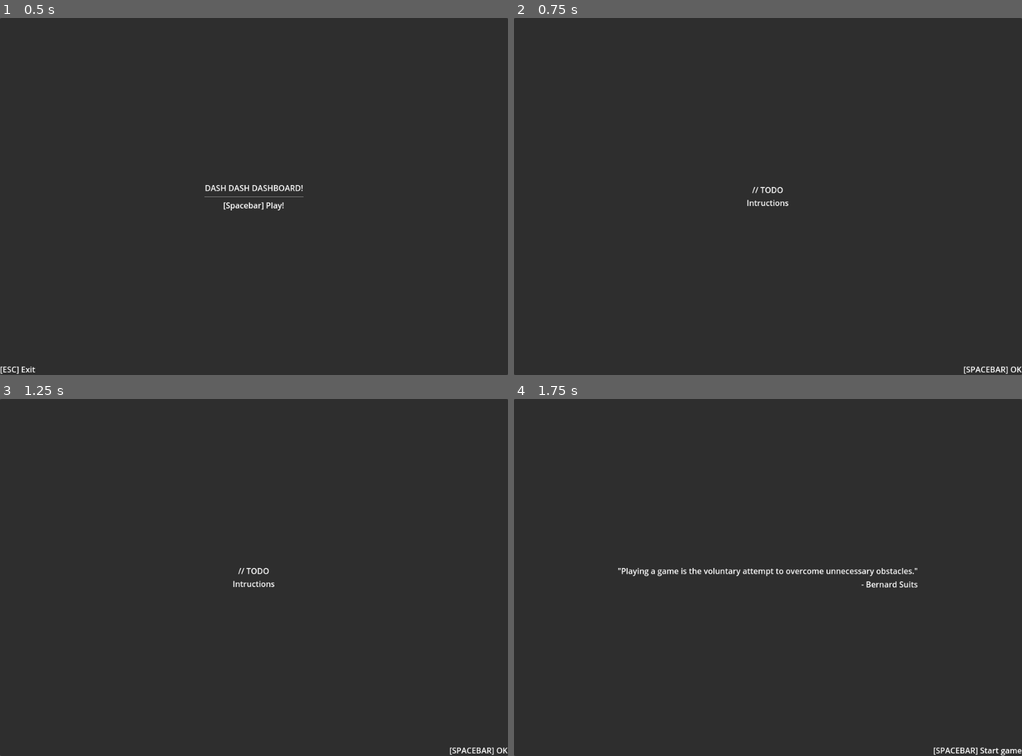
Above: before the commit, frames 1-4 (two rows, left to right).
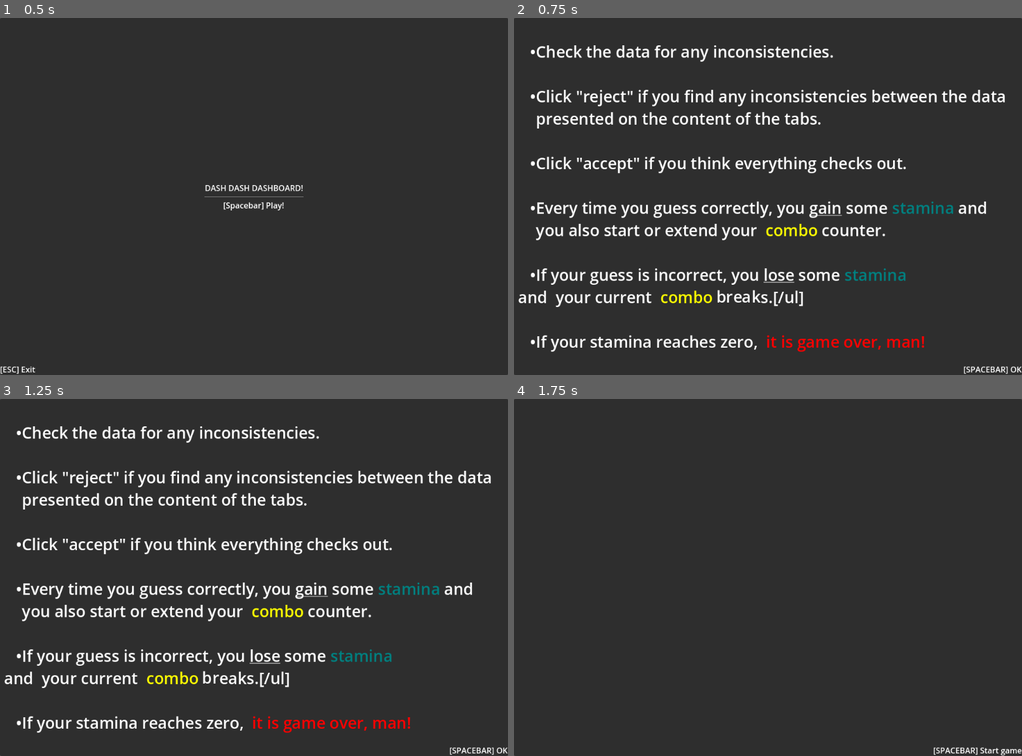
Above: after the commit, the same moments.

Repository: pyramid-seph/dash_dash_dashboard
Game: Godot game, scene res://scenes/Game.tscn
The game is run twice, just before and just after one commit, with the same random seed, the same clock (stepped at 60 frames per second) and the same inputs.
Inputs:
- Up to frame 1 (0.5 s): no input
- Up to frame 2 (0.75 s): tap Enter at 0.5 s; hold Space (accept) from 0.53 s (still down)
- Up to frame 3 (1.25 s): keep holding Space (accept)
- Up to frame 4 (1.75 s): release Space (accept) at 1.28 s; tap Space (accept) at 1.35 s

Frame 1 is identical in both runs. In frame 2, 9.3% of the frame differs, in the area x 0-97%, y 7-94%; in frame 3, 9.3%; in frame 4, 0.6%.

Commit message:
Add instructions

Diff:
--- a/scenes/GameplayGui.tscn
+++ b/scenes/GameplayGui.tscn
@@ -221,12 +221,12 @@
 [node name="RejectButton" type="Button" parent="GameContainer/VBoxContainer/GridContainer/VBoxContainer/CommitmentButtons"]
 layout_mode = 2
 size_flags_horizontal = 3
-text = "Rechazar"
+text = "Reject"
 
 [node name="AcceptButton" type="Button" parent="GameContainer/VBoxContainer/GridContainer/VBoxContainer/CommitmentButtons"]
 layout_mode = 2
 size_flags_horizontal = 3
-text = "Aceptar
+text = "Accept
 "
 
 [node name="DebugPanel" type="PanelContainer" parent="."]
@@ -335,20 +335,13 @@
 grow_horizontal = 2
 grow_vertical = 2
 
-[node name="CenterContainer" type="CenterContainer" parent="QuotePanel"]
-layout_mode = 2
-
-[node name="VBoxContainer" type="VBoxContainer" parent="QuotePanel/CenterContainer"]
-layout_mode = 2
-
-[node name="Label" type="Label" parent="QuotePanel/CenterContainer/VBoxContainer"]
-layout_mode = 2
-text = "\"Playing a game is the voluntary attempt to overcome unnecessary obstacles.\""
-
-[node name="Label2" type="Label" parent="QuotePanel/CenterContainer/VBoxContainer"]
-layout_mode = 2
-text = "- Bernard Suits"
-horizontal_alignment = 2
+[node name="Label" type="RichTextLabel" parent="QuotePanel"]
+layout_mode = 2
+size_flags_vertical = 4
+bbcode_enabled = true
+text = "[p align=center][font size=24]\"Playing a game is the voluntary attempt to overcome unnecessary obstacles.\"[/font][/p]
+[p align=center][font size=16]- Bernard Suits[/font][/p]"
+fit_content_height = true
 
 [node name="StartGameLabel" type="Label" parent="QuotePanel"]
 layout_mode = 2
@@ -365,11 +358,22 @@
 grow_horizontal = 2
 grow_vertical = 2
 
-[node name="Label" type="Label" parent="IntructionsPanel"]
-layout_mode = 2
-text = "// TODO
-Intructions"
-horizontal_alignment = 1
+[node name="Label" type="RichTextLabel" parent="IntructionsPanel"]
+layout_mode = 2
+bbcode_enabled = true
+text = "[font size=32]
+[ul]Check the data for any inconsistencies.[/ul]
+
+[ul]Click \"reject\" if you find any inconsistencies between the data presented on the content of the tabs.[/ul]
+
+[ul]Click \"accept\" if you think everything checks out.[/ul]
+
+[ul]Every time you guess correctly, you [u]gain[/u] some [color=teal]stamina[/color] and you also start or extend your  [color=yellow]combo[/color] counter.[/ul]
+
+[ul]If your guess is incorrect, you [u]lose[/u] some [color=teal]stamina[/color][/ul] and  your current  [color=yellow]combo[/color] [shake rate=10 level=10]breaks[/shake].[/ul]
+
+[ul]If your stamina reaches zero,  [color=red]it is game over, man![/color][/ul]
+[/font]"
 
 [node name="ExitLabel" type="Label" parent="IntructionsPanel"]
 layout_mode = 2
--- a/scenes/StaminaBar.tscn
+++ b/scenes/StaminaBar.tscn
@@ -27,4 +27,4 @@
 texture_under = ExtResource("2_pnaeh")
 texture_progress = ExtResource("2_pnaeh")
 tint_under = Color(1, 0, 0, 1)
-tint_progress = Color(0, 0, 1, 1)
+tint_progress = Color(0, 0.501961, 0.501961, 1)
